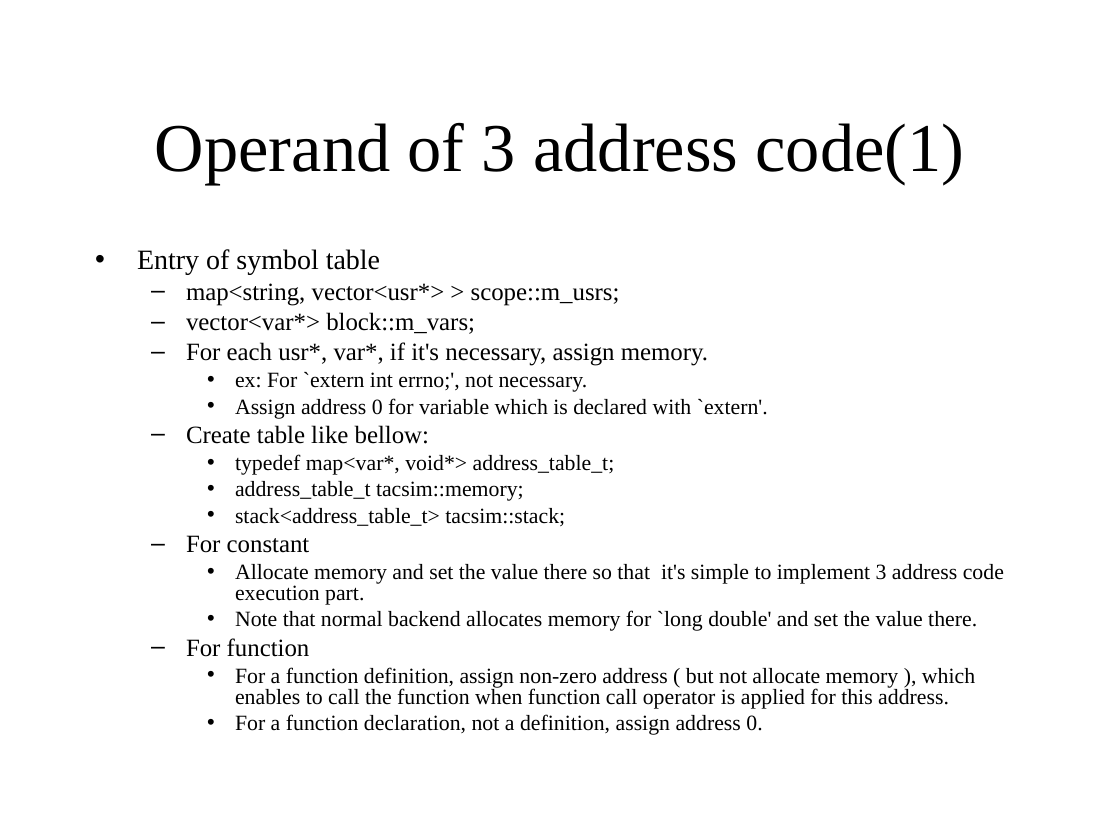
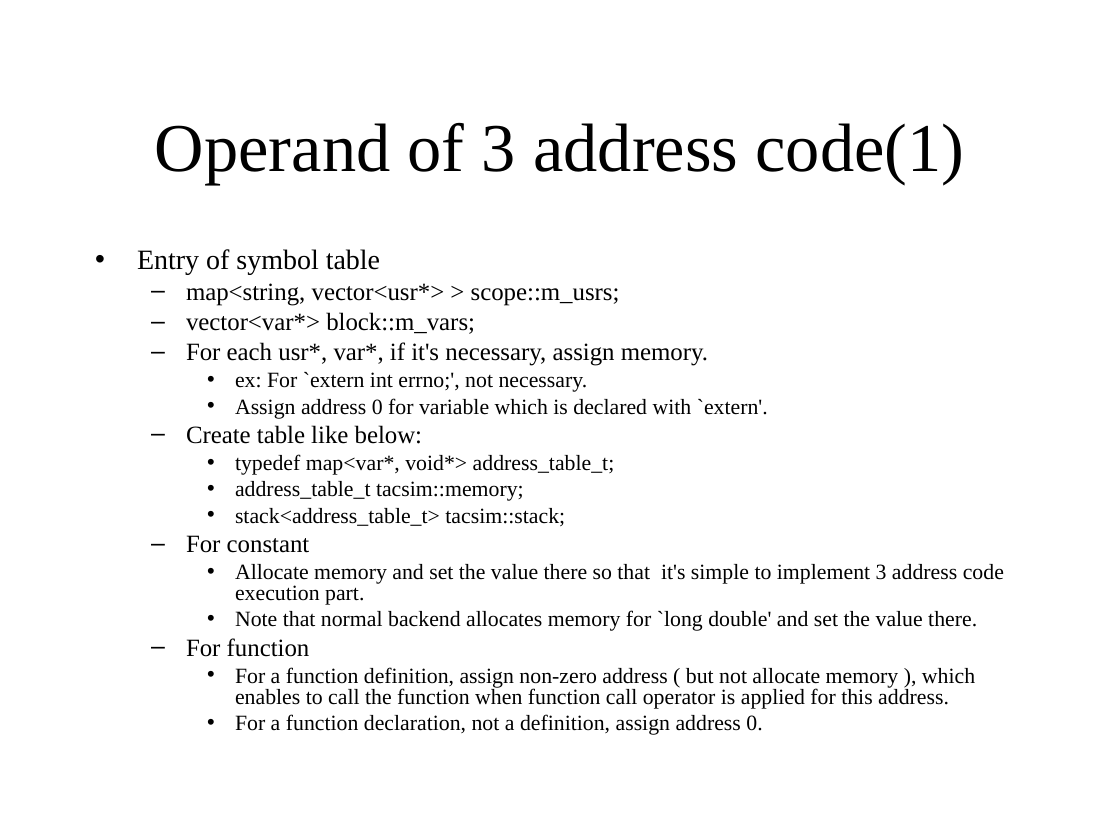
Before and after one commit to KeiHasegawa/tacsim_doc, a slide deck: slide 10 of 02_design_e.ppt. Drawn at 1120x840 pixels with LibreOffice and Linux fonts; fonts in the diff are those of the drawing. Boxes give left, top, right and bottom in pixels: in the first picture for what was removed or moved away, otherwise in the second. Text is boxed around its words. In the diff, an @@ line names an element or a change of style, - is before the commit and + after.

Commit message:
fix typo

```diff
--- a/02_design_e.ppt
+++ b/02_design_e.ppt
@@ text at (186,425,423,444): text changed @@
-  – Create table like bellow:
+  – Create table like below:
```
Also in this commit, not shown: 5 other slides changed.
